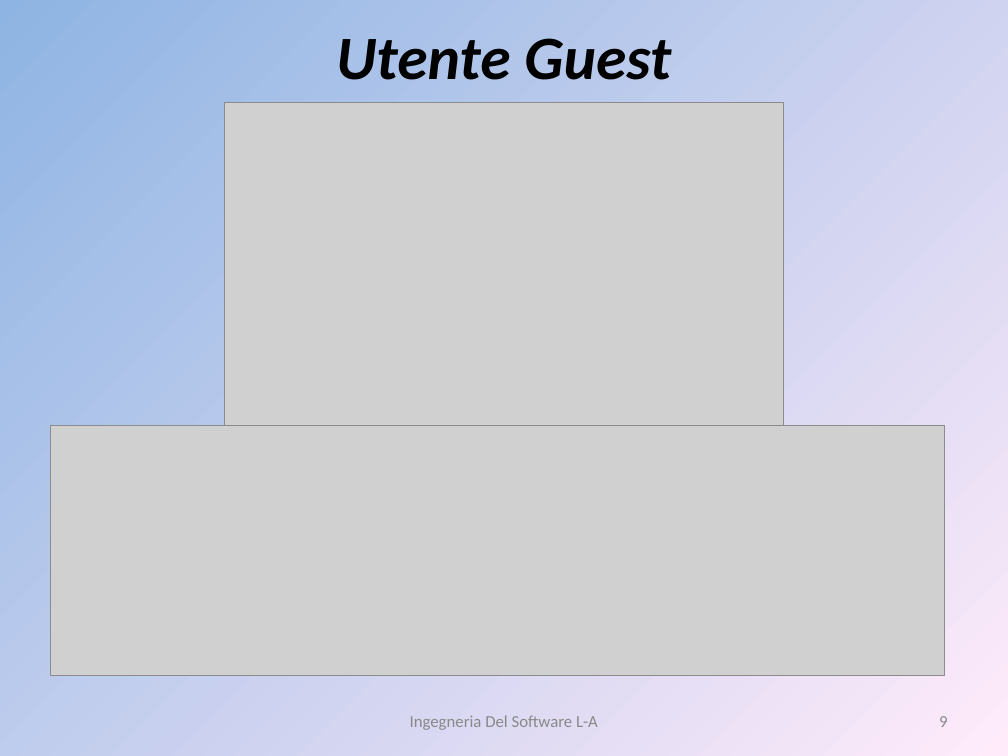
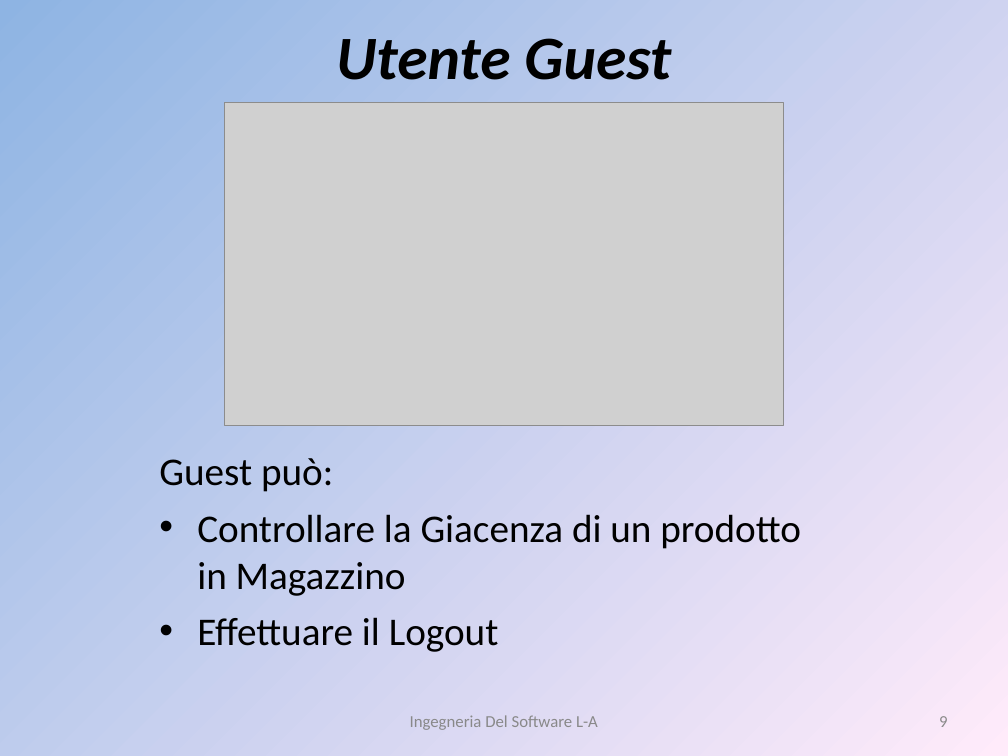
Before and after one commit to liannario/ingsoftbo, a slide deck: slide 9 of ViaggiateSicuri.ppt. Drawn at 1008x756 pixels with LibreOffice and Linux fonts; fonts in the diff are those of the drawing; grey boxes stand for pictures. Boxes give left, top, right and bottom in pixels: in the first picture for what was removed or moved away, otherwise in the second. Text is boxed around its words. In the diff, an @@ line names an element or a change of style, - is before the commit and + after.

```diff
--- a/ViaggiateSicuri.ppt
+++ b/ViaggiateSicuri.ppt
@@ picture removed at <box>50,425,946,675</box> @@
@@ text added at <box>159,458,801,652</box>, 28 pt, text #000000 @@
+Guest può:
+• Controllare la Giacenza di un prodotto in Magazzino
+• Effettuare il Logout
```
Also in this commit, not shown: 3 other slides changed.
